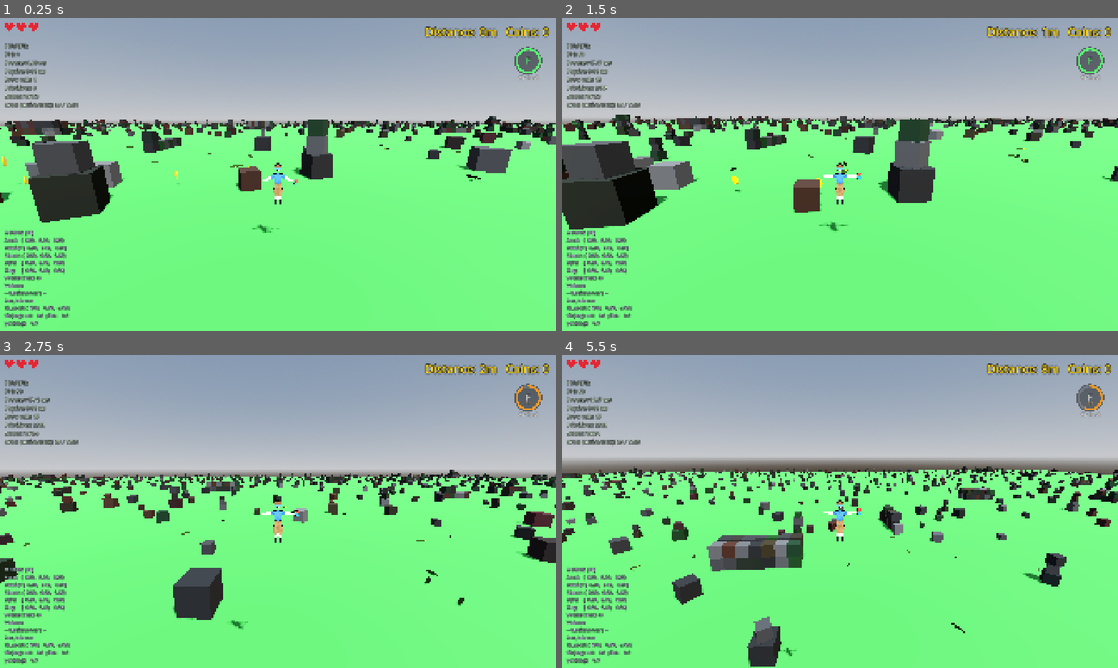
Above: before the commit, frames 1-4 (two rows, left to right).
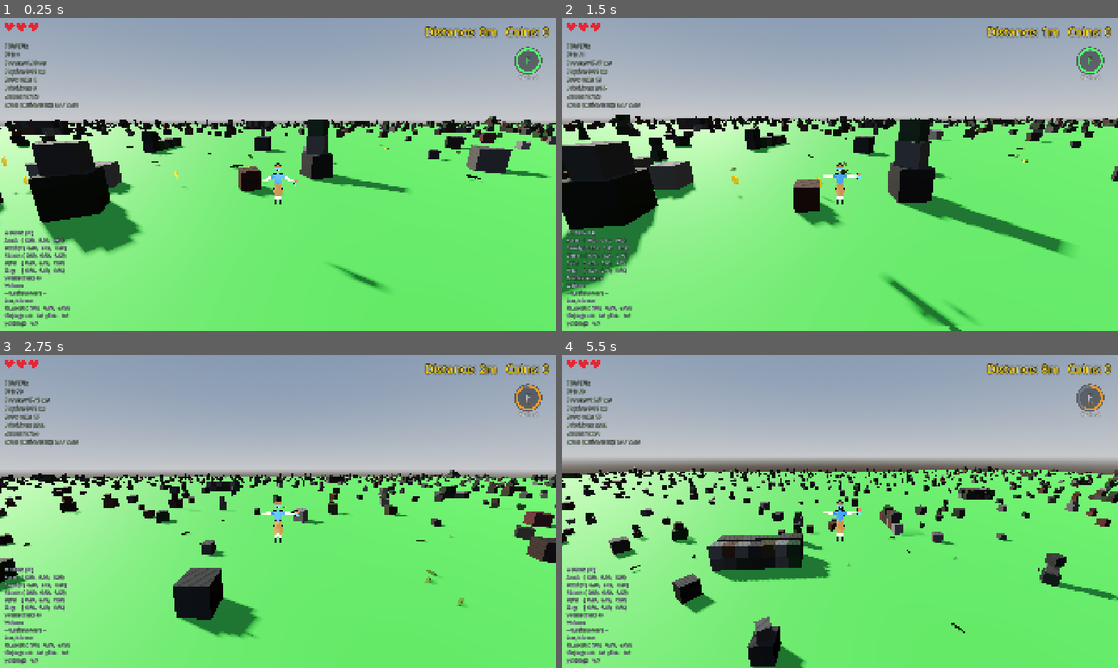
Above: after the commit, the same moments.

Repository: korjavin/godot-test1
Game: Godot game, scene res://scenes/main.tscn
Same seed, same stepped clock (60 frames per second), same inputs: the game is played once before the commit and once after it.
Inputs (mouse positions are in pixels of both pictures, inside the frame that each line leads up to):
- Up to frame 1 (0.25 s): no input
- Up to frame 2 (1.5 s): tap Enter (ui_accept) at 0.5 s; move the mouse to (867, 174) at 0.52 s; hold Ctrl (duck) 0.53-1.28 s; hold W (move_forward) from 0.53 s (still down); tap Space (jump) at 0.77, 1.07 s; move the mouse to (812, 174) at 1.27 s; tap Shift (run) at 1.35 s
- Up to frame 3 (2.75 s): keep holding W (move_forward); tap Space (jump) at 1.52, 1.82 s; move the mouse to (289, 505) at 2.02 s; tap F (special_ability) at 2.1 s
- Up to frame 4 (5.5 s): keep holding W (move_forward); move the mouse to (834, 517) at 2.77 s; tap R (switch_character) at 2.85 s; tap Space (jump) at 3.02, 3.32, 3.77, 4.07, 4.52, 4.82 s; move the mouse to (878, 514) at 3.52 s; hold Ctrl (duck) 3.53-4.28 s; move the mouse to (795, 508) at 4.27 s; tap Shift (run) at 4.35 s; move the mouse to (845, 511) at 5.02 s; tap F (special_ability) at 5.1 s

The runs differ from the first frame. In frame 1, 38% of the frame differs, in the area x 0-100%, y 31-100%; in frame 2, 35%; in frame 3, 36%; in frame 4, 38%.

Commit message:
feat: shadow tuning + art-directed warm key light — 2 PSSM splits @ 55m, 35° raking sun with disc

Diff:
--- a/scenes/main.tscn
+++ b/scenes/main.tscn
@@ -46,8 +46,15 @@
 script = ExtResource("14_sound")
 
 [node name="DirectionalLight3D" type="DirectionalLight3D" parent="."]
-transform = Transform3D(0.866025, -0.433013, 0.25, 0, 0.5, 0.866025, -0.5, -0.75, 0.433013, 0, 10, 0)
+transform = Transform3D(-0.573576, 0.469846, -0.67101, 0, 0.819152, 0.573576, 0.819152, 0.32899, -0.469846, 0, 10, 0)
+light_color = Color(1, 0.94, 0.82, 1)
+light_energy = 1.15
+light_angular_distance = 1.5
 shadow_enabled = true
+shadow_normal_bias = 0.8
+directional_shadow_mode = 1
+directional_shadow_blur = 1.2
+directional_shadow_max_distance = 55.0
 
 [node name="WorldEnvironment" type="WorldEnvironment" parent="."]
 environment = SubResource("Environment_1")
Not shown, changed: docs/plans/20260814-rendering-perf-look.md
